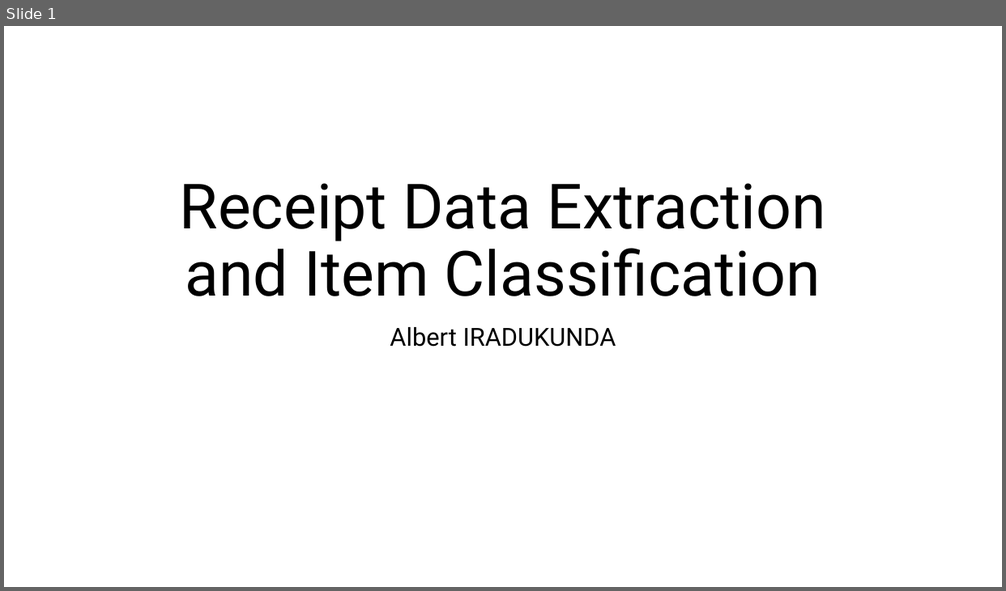
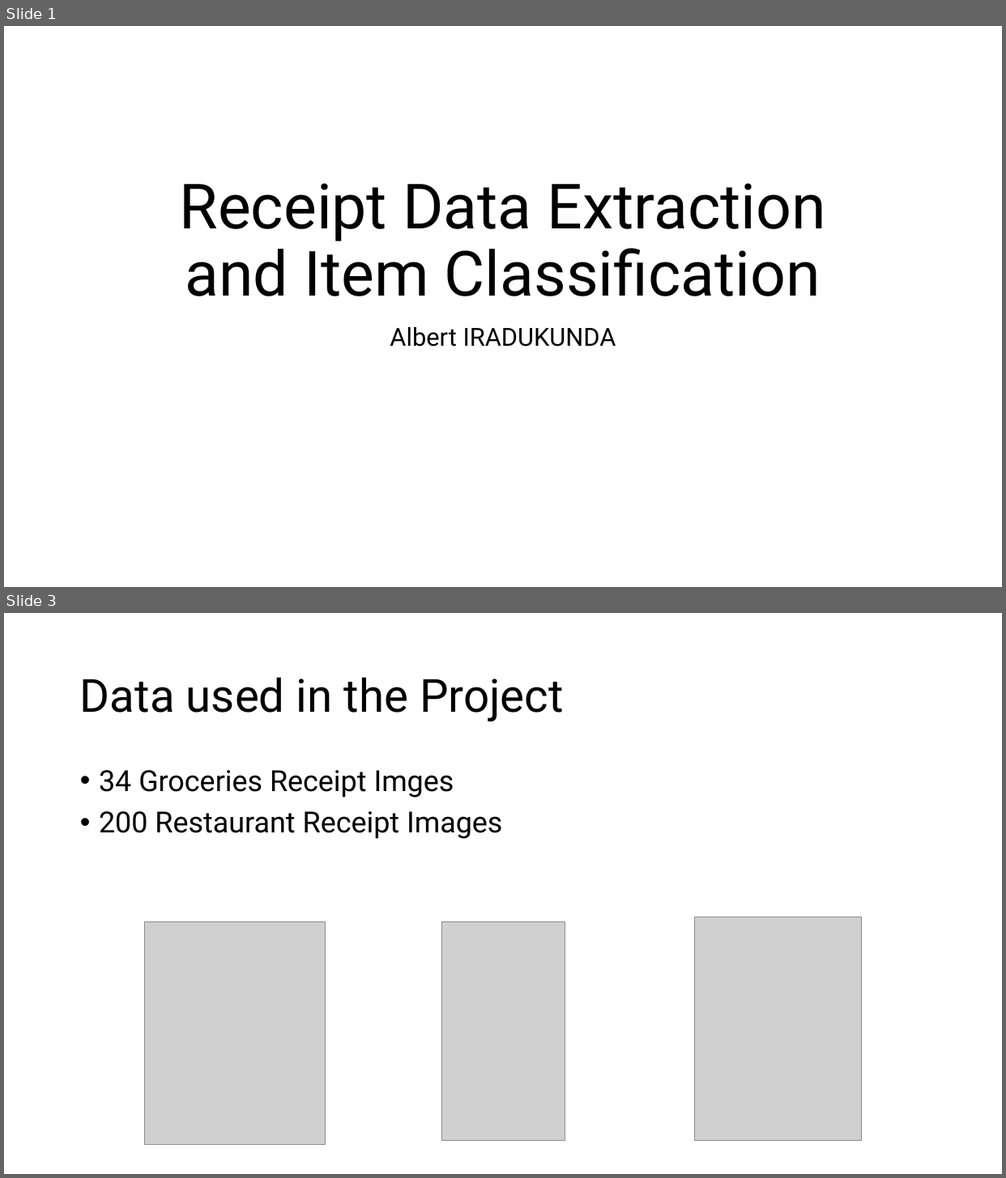
Before and after one commit to iradualbert/dst-receipt-expense, a slide deck: Receipt_Images_Processing.pptx. Shown one above the other, each under a label of ours: slide 1 before the commit, slides 1 and 3 after it; the slides between them are not shown. The pictures are 1006x591 and 1006x1178 pixels, drawn with LibreOffice and Linux fonts; fonts in the diff are those of the drawing; grey boxes stand for pictures. Boxes give left, top, right and bottom in pixels: in the first picture for what was removed or moved away, otherwise in the second. Text is boxed around its words. In the diff, an @@ line names an element or a change of style, - is before the commit and + after.

```diff
--- a/Receipt_Images_Processing.pptx
+++ b/Receipt_Images_Processing.pptx
@@ slide 3 added at (4, 613, 1002, 1174), background #FFFFFF @@
@@ title added at (80, 677, 564, 722), 44 pt, text #000000 @@
+Data used in the Project
@@ text added at (99, 770, 502, 839), 28 pt, text #000000 @@
+• 34 Groceries Receipt Imges
+• 200 Restaurant Receipt Images
@@ picture added at (145, 922, 326, 1145) @@
@@ picture added at (441, 922, 565, 1141) @@
@@ picture added at (694, 917, 861, 1141) @@
```
Also in this commit, not shown: 5 slides changed, 6 other slides added, 3 slides removed, 3 other files.
